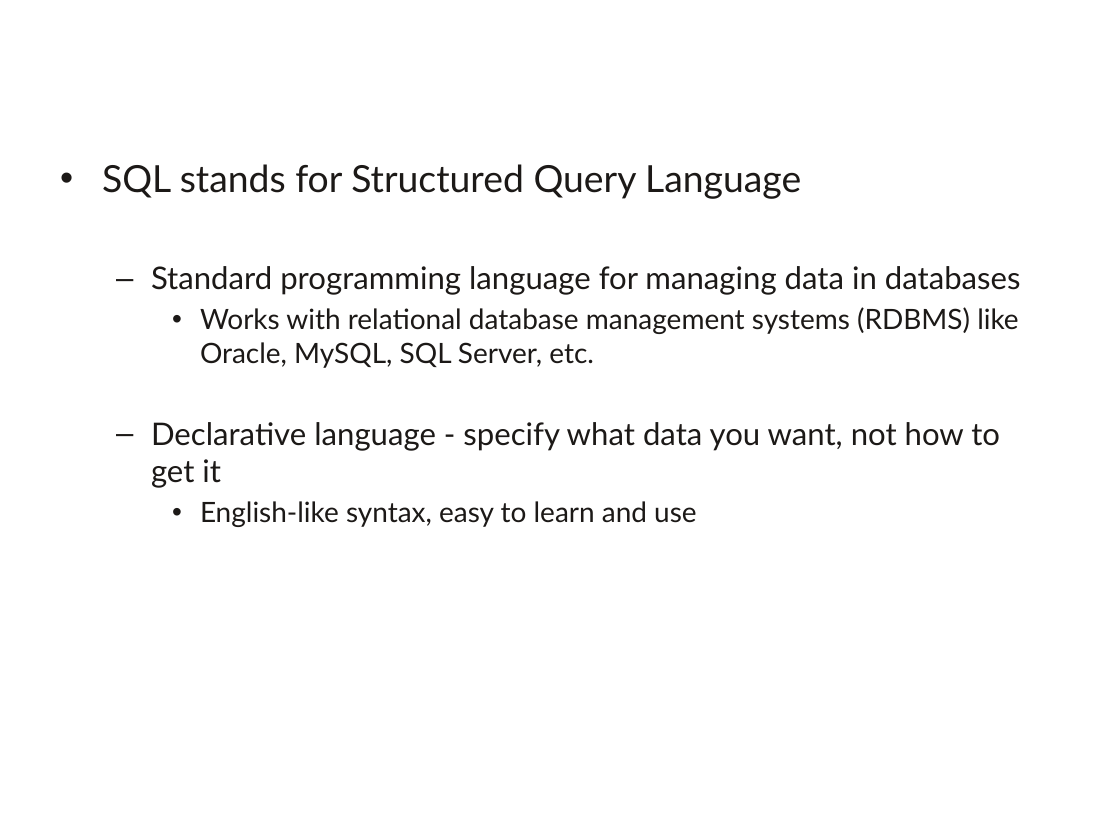
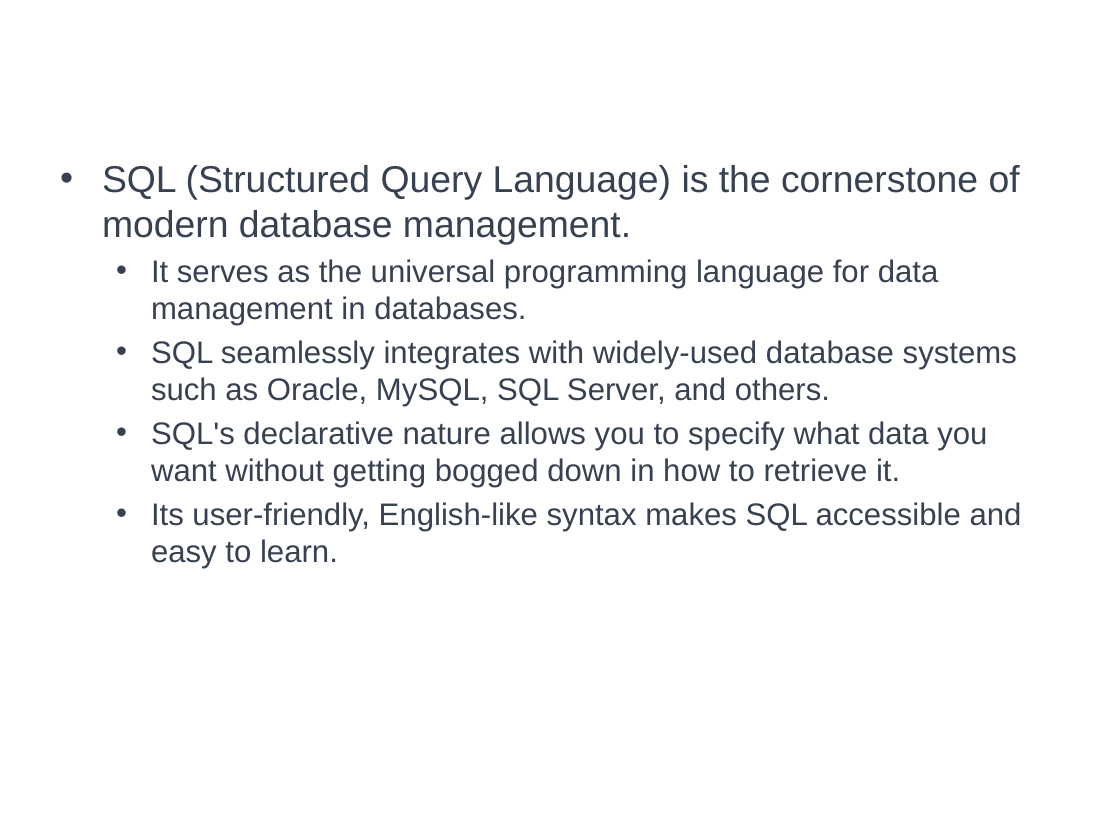
Before and after one commit to a099954/ABC-Program, a slide deck: slide 3 of SQL/Day 1 Intro to SQL/Basic SQL.pptx. Drawn at 1120x840 pixels with LibreOffice and Linux fonts; fonts in the diff are those of the drawing; background and template pictures are left out. Boxes give left, top, right and bottom in pixels: in the first picture for what was removed or moved away, otherwise in the second. Text is boxed around its words. In the diff, an @@ line names an element or a change of style, - is before the commit and + after.

```diff
--- a/SQL/Day 1 Intro to SQL/Basic SQL.pptx
+++ b/SQL/Day 1 Intro to SQL/Basic SQL.pptx
@@ text at box(102, 165, 1022, 568): text changed; size 18 to 20 pt; font Lato to Arial; text colour #1C1917 to #374151 @@
-• SQL stands for Structured Query Language
-  – Standard programming language for managing data in databases
-    • Works with relational database management systems (RDBMS) like Oracle, MySQL, SQL Server, etc.
-  – Declarative language - specify what data you want, not how to get it
-    • English-like syntax, easy to learn and use
+• SQL (Structured Query Language) is the cornerstone of modern database management.
+  • It serves as the universal programming language for data management in databases.
+  • SQL seamlessly integrates with widely-used database systems such as Oracle, MySQL, SQL Server, and others.
+  • SQL's declarative nature allows you to specify what data you want without getting bogged down in how to retrieve it.
+  • Its user-friendly, English-like syntax makes SQL accessible and easy to learn.
```
Also in this commit, not shown: 2 other slides changed, 2 slides added, 16 other files.
